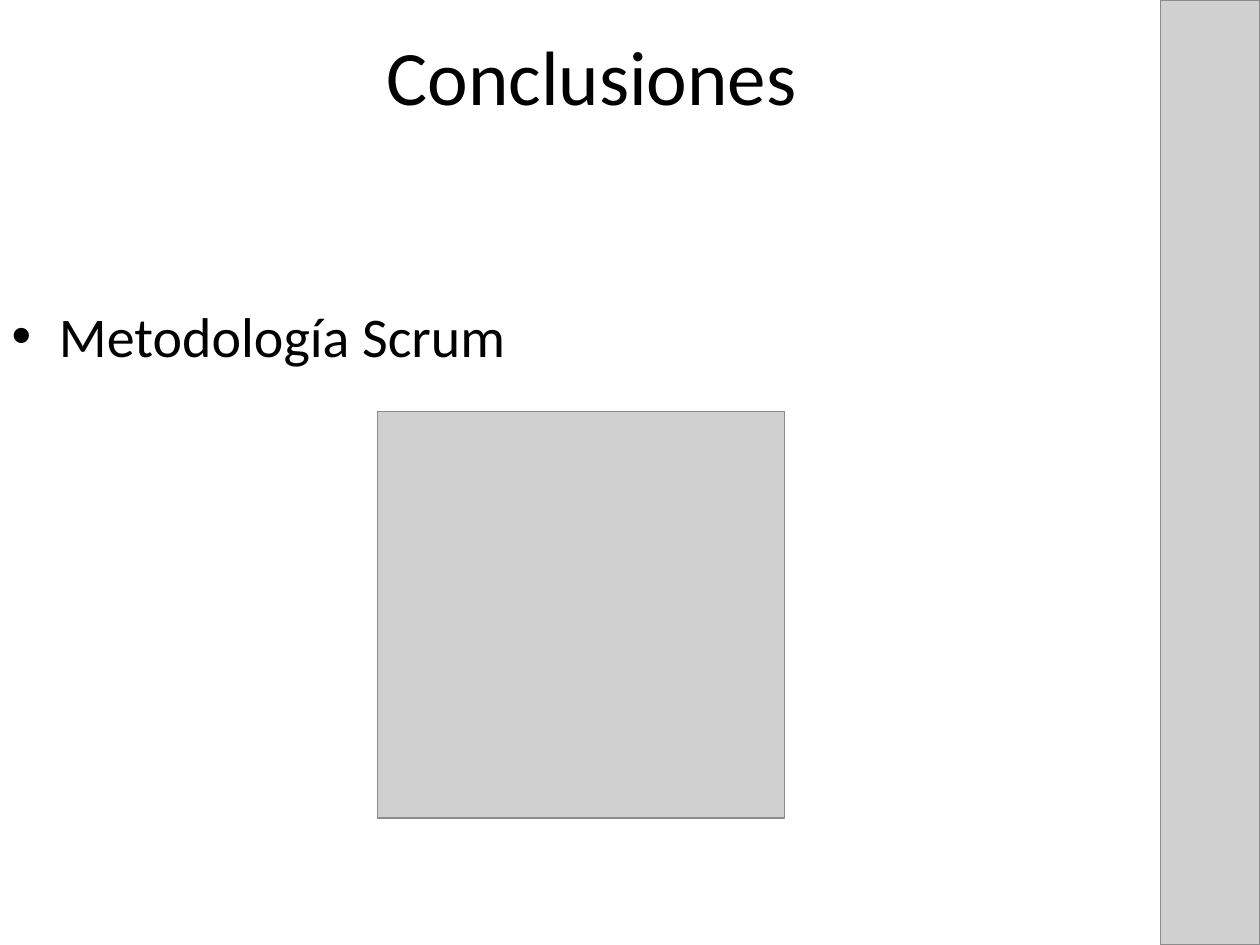
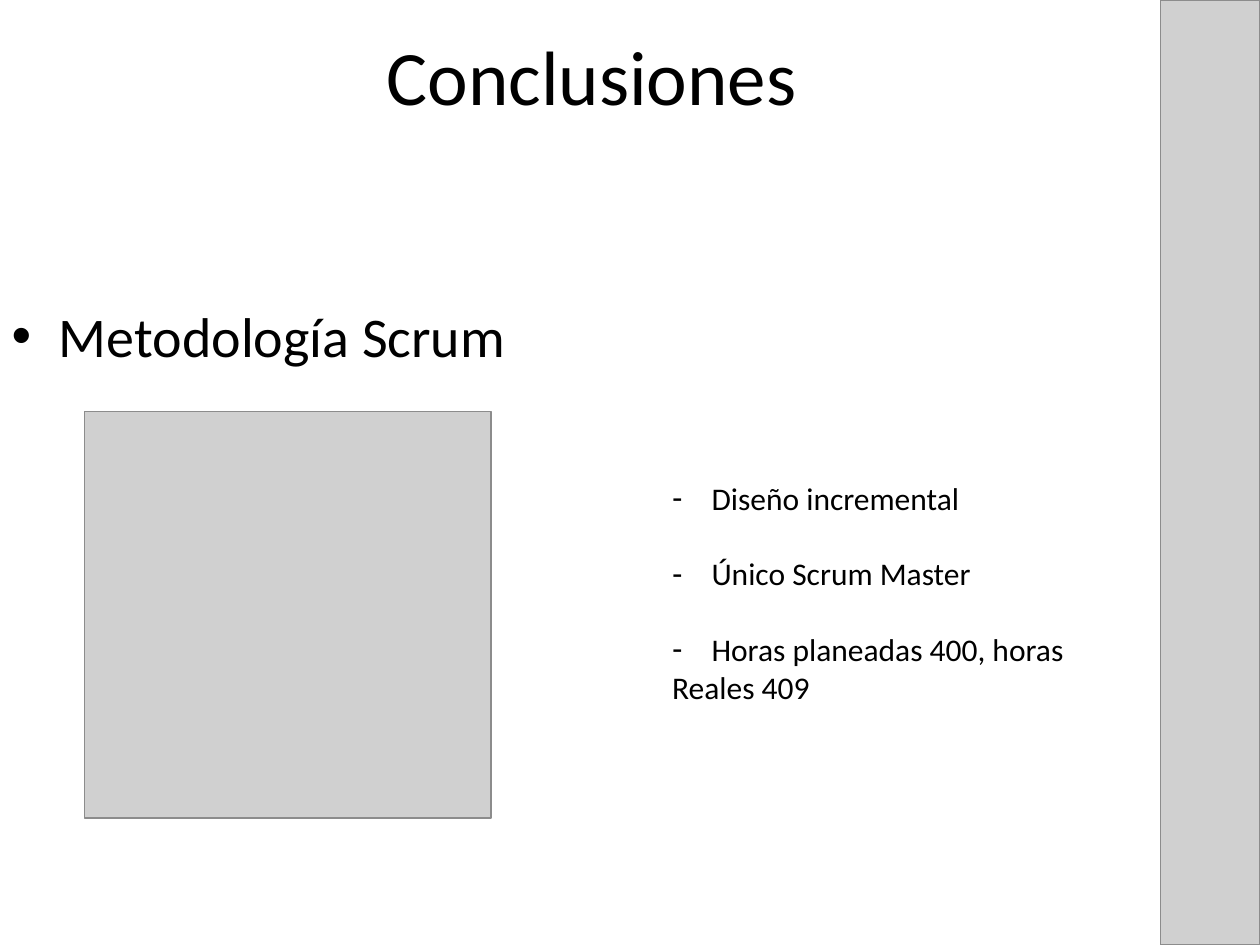
Before and after one commit to JicLotus/Control-Sistematico-QR, a slide deck: slide 12 of Presentacion/Presentacion Final.pptx. Drawn at 1260x945 pixels with LibreOffice and Linux fonts; fonts in the diff are those of the drawing; grey boxes stand for pictures. Boxes give left, top, right and bottom in pixels: in the first picture for what was removed or moved away, otherwise in the second. Text is boxed around its words. In the diff, an @@ line names an element or a change of style, - is before the commit and + after.

```diff
--- a/Presentacion/Presentacion Final.pptx
+++ b/Presentacion/Presentacion Final.pptx
@@ picture: place and size @@
-picture at <box>378,411,785,818</box>
+picture at <box>84,411,491,818</box>
@@ text added at <box>672,488,1063,700</box>, 18 pt, text #000000 @@
+– Diseño incremental
+– Único Scrum Master
+– Horas planeadas 400, horas
+Reales 409
```
Also in this commit, not shown: 3 other files.
